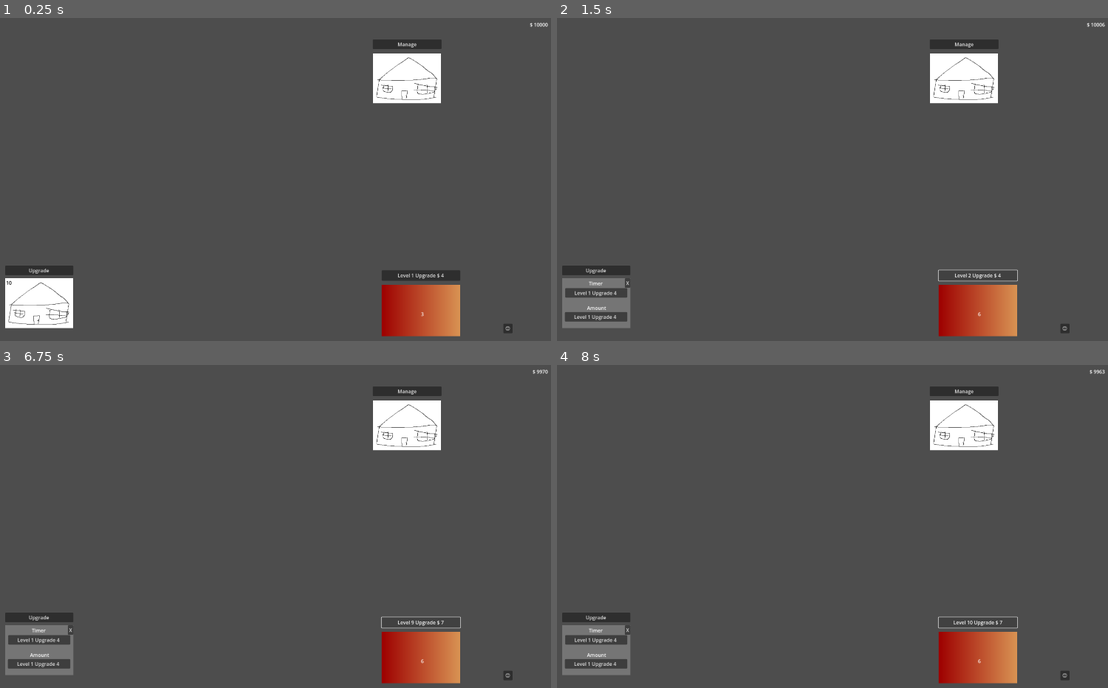
Above: before the commit, frames 1-4 (two rows, left to right).
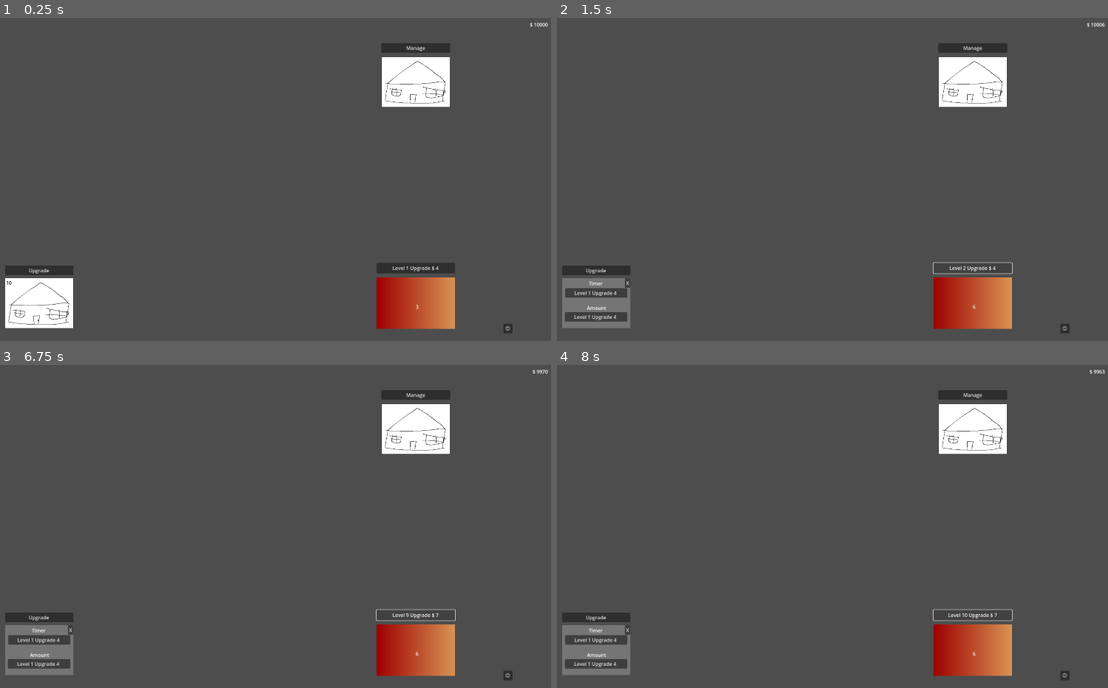
Above: after the commit, the same moments.

Repository: chaurunda/ClickerGodot
Game: Godot game, scene res://main.tscn
Same seed, same stepped clock (60 frames per second), same inputs: the game is played once before the commit and once after it.
Inputs:
- Up to frame 1 (0.25 s): no input
- Up to frame 2 (1.5 s): click "Upgrade" at 0.5 s; click "Level 1 Upgrade $ 4" at 1.25 s
- Up to frame 3 (6.75 s): click "Level 2 Upgrade $ 4" at 2 s; click "Level 3 Upgrade $ 4" at 2.75 s; click "Level 4 Upgrade $ 5" at 3.5 s; click "Level 5 Upgrade $ 5" at 4.25 s; click "Level 6 Upgrade $ 6" at 5 s; click "Level 7 Upgrade $ 6" at 5.75 s; click "Level 8 Upgrade $ 6" at 6.5 s
- Up to frame 4 (8 s): click "Level 9 Upgrade $ 7" at 7.25 s

The runs differ from the first frame. In frame 1, 2.8% of the frame differs, in the area x 67-84%, y 6-99%; in frame 2, 2.7%; in frame 3, 2.7%; in frame 4, 2.7%.

Commit message:
refactor: Update Farm button label and Tavern new hero button label

Diff:
--- a/components/Farm/Farm.gd
+++ b/components/Farm/Farm.gd
@@ -33,6 +33,4 @@
 		updateButtonLabel()
 
 func updateButtonLabel():
-	print(farmBuilding.getCostPerLevel())
-	print(farmBuilding.buildingLevel)
 	upgradeButton.text = "Level %d Upgrade $ %d" % [farmBuilding.buildingLevel, farmBuilding.getCostPerLevel()]
--- a/components/HeroesScreen/HeroesScreen.gd
+++ b/components/HeroesScreen/HeroesScreen.gd
@@ -26,7 +26,6 @@
 
 func displayHeroes():
 	var listOfHeros = HeroManager.getListOfHeroes()
-	print(listOfHeros[0])
 	setCurrentHeroSelected(listOfHeros[0])
 
 func setCurrentHeroSelected(hero: Hero):
--- a/components/Tavern/tavern.gd
+++ b/components/Tavern/tavern.gd
@@ -2,14 +2,16 @@
 
 @onready var UINode = $UI
 @onready var upgradeButton = $UI/UpgradeButton
+@onready var getNewHeroButton = $UI/GetNewHeroButton
+@export var heroBaseCost := 200
+@export var growth = 1.07
 
 var tavernBuilding = Building.new("tavern", 1)
 var tavernUpgradeCost = tavernBuilding.getCostPerLevel()
 
-
-
 func _ready():
 	setUpgradeButtonLabel()
+	setNewHeroButtonLabel()
 
 func _process(_delta):
 	pass
@@ -17,20 +19,27 @@
 func _on_manage_button_pressed():
 	UINode.visible = true
 
-
 func _on_upgrade_button_pressed():
 	var hasUpgrade = tavernBuilding.upgradeBuilding()
 	if hasUpgrade:
 		tavernUpgradeCost += tavernUpgradeCost
 		setUpgradeButtonLabel()
 
-
 func _on_get_new_hero_button_pressed():
-	var newHero = Hero.new(1, Stats.new(20,10,0))
-	newHero.create()
+	if MoneyManager.getCurrentMoney() >= getCostPerLevel():
+		MoneyManager.decreaseMoney(getCostPerLevel())
+		var newHero = Hero.new(tavernBuilding.buildingLevel, Stats.new(20*tavernBuilding.buildingLevel,10*tavernBuilding.buildingLevel,0 + tavernBuilding.buildingLevel))
+		newHero.create()
+		setNewHeroButtonLabel()
 
 func _on_close_button_pressed():
 	UINode.visible = false
 
 func setUpgradeButtonLabel():
 	upgradeButton.text = "Level %d Upgrade $ %d" % [tavernBuilding.buildingLevel, tavernUpgradeCost]
+
+func setNewHeroButtonLabel():
+	getNewHeroButton.text = "Get New Hero $ %d" % [getCostPerLevel()]
+
+func getCostPerLevel():
+	return heroBaseCost * (growth ** GameState.obtainedHeroes.size())
--- a/main.tscn
+++ b/main.tscn
@@ -12,13 +12,13 @@
 unique_name_in_owner = true
 
 [node name="Farm" parent="." instance=ExtResource("2_gidqr")]
-position = Vector2(1497, 952)
+position = Vector2(1480, 928)
 
 [node name="Inn" parent="." instance=ExtResource("3_to1qg")]
 position = Vector2(255, 928)
 
 [node name="Tavern" parent="." instance=ExtResource("4_dcpi4")]
-position = Vector2(1452, 196)
+position = Vector2(1480, 208)
 
 [node name="DisplayHeroesButton" type="Button" parent="."]
 offset_left = 1765.0
--- a/scripts/Building.gd
+++ b/scripts/Building.gd
@@ -4,7 +4,6 @@
 var buildingName: String
 @export var costBase = 4
 @export var growth = 1.07
-@export var productionBase = 1.67
 
 func _init(newName: String, level: int):
 	buildingLevel = level
--- a/scripts/Hero.gd
+++ b/scripts/Hero.gd
@@ -55,5 +55,5 @@
 	HeroManager.setObtainedHeroes(self)
 
 func _to_string():
-	return "weapons: %d" % item[Item.ITEMS.WEAPON]
-	# return "currentStats : \nArmor : %d\nHealth : %d\nAttack : %d" % [currentStats.armor, currentStats.health, currentStats.attack]
+	# return "weapons: %d" % item[Item.ITEMS.WEAPON]
+	return "currentStats : \nArmor : %d\nHealth : %d\nAttack : %d" % [currentStats.armor, currentStats.health, currentStats.attack]
--- a/scripts/autoloads/MoneyManager.gd
+++ b/scripts/autoloads/MoneyManager.gd
@@ -5,3 +5,6 @@
 
 func decreaseMoney(value: int):
 	GameState.currentMoney -= value
+
+func getCurrentMoney():
+	return GameState.currentMoney
